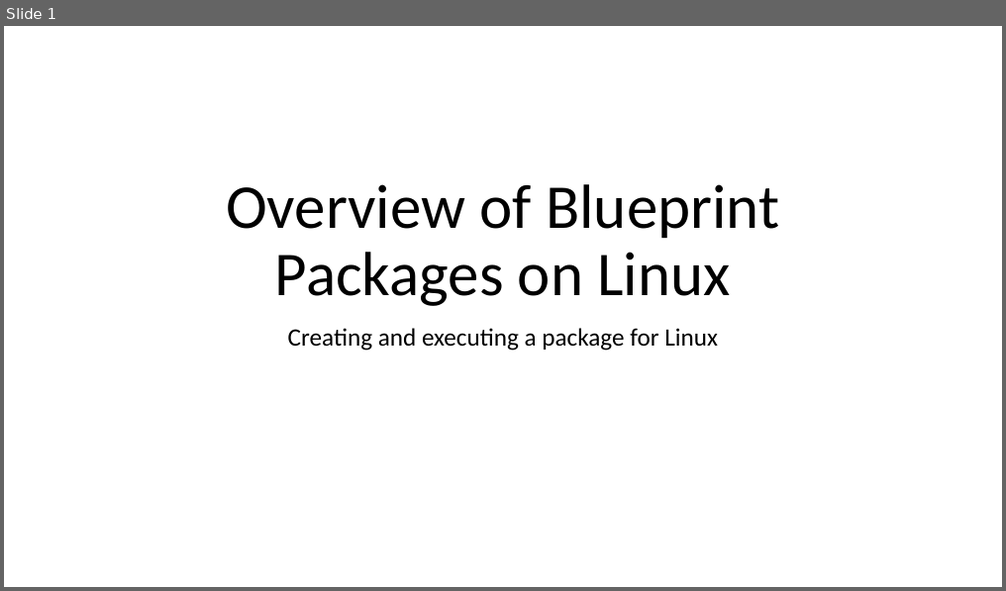
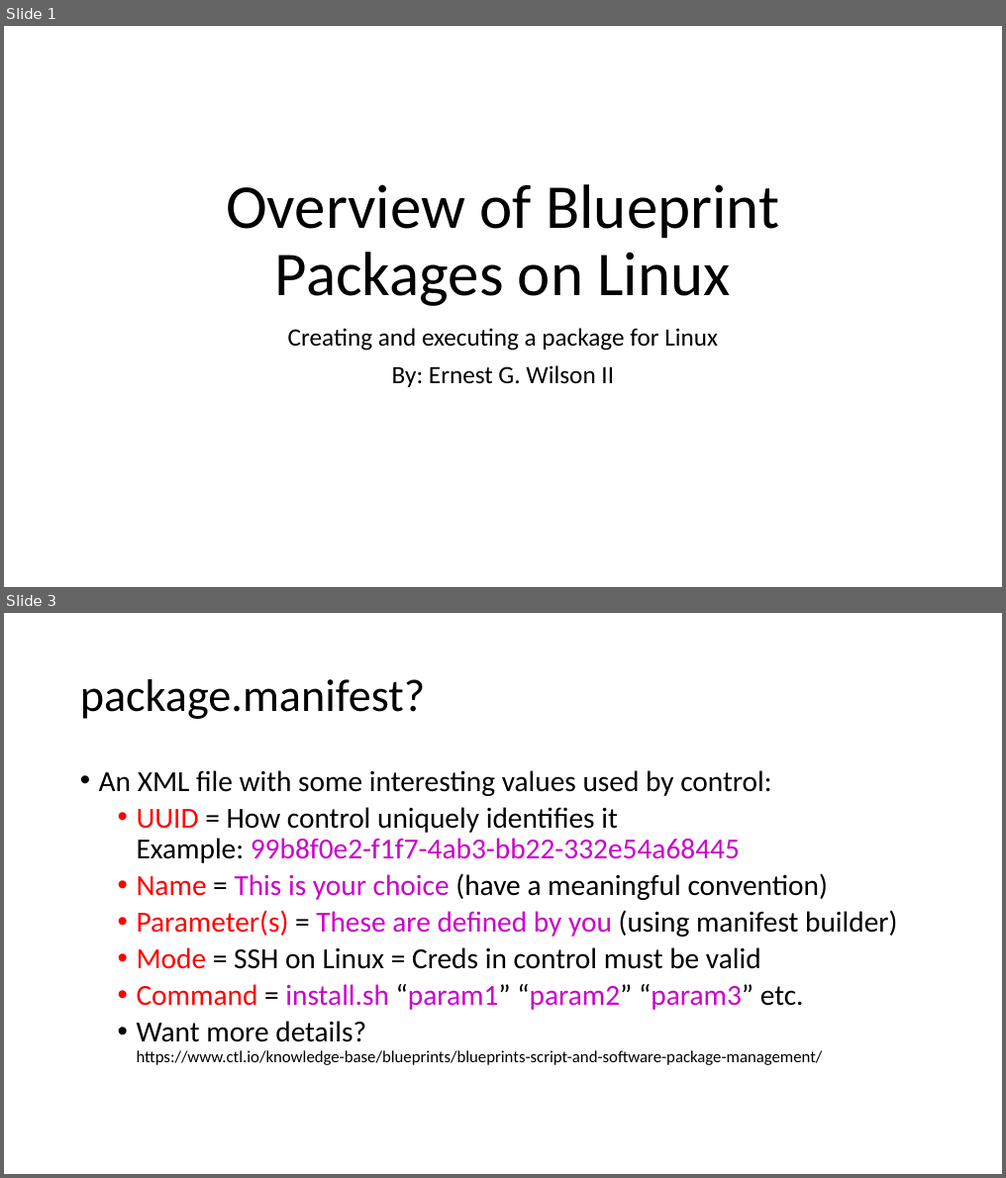
Before and after one commit to ernestgwilsonii/CLC_Blueprint_Linux_Training, a slide deck: Overview_of_Blueprint_Packages_on_Linux.pptx. Shown one above the other, each under a label of ours: slide 1 before the commit, slides 1 and 3 after it; the slides between them are not shown. The pictures are 1006x591 and 1006x1178 pixels, drawn with LibreOffice and Linux fonts; fonts in the diff are those of the drawing. Boxes give left, top, right and bottom in pixels: in the first picture for what was removed or moved away, otherwise in the second. Text is boxed around its words. In the diff, an @@ line names an element or a change of style, - is before the commit and + after.

```diff
--- a/Overview_of_Blueprint_Packages_on_Linux.pptx
+++ b/Overview_of_Blueprint_Packages_on_Linux.pptx
@@ slide 3 added at [4, 613, 1002, 1174], background #FFFFFF @@
@@ title added at [80, 679, 425, 719], 44 pt, text #000000 @@
+package.manifest?
@@ text added at [99, 770, 897, 1065], 28 pt, text #000000 @@
+• An XML file with some interesting values used by control:
+  • UUID = How control uniquely identifies it
+    Example: 99b8f0e2-f1f7-4ab3-bb22-332e54a68445
+  • Name = This is your choice (have a meaningful convention)
+  • Parameter(s) = These are defined by you (using manifest builder)
+  • Mode = SSH on Linux = Creds in control must be valid
+  • Command = install.sh “param1” “param2” “param3” etc.
+  • Want more details?
+    https://www.ctl.io/knowledge-base/blueprints/blueprints-script-and-software-package-management/
@@ slide 1 changed as well @@
@@ subtitle at [392, 366, 614, 387]: paragraph added @@
+By: Ernest G. Wilson II
```
Also in this commit, not shown: 2 other slides changed, 3 other slides added, 2 slides removed.
